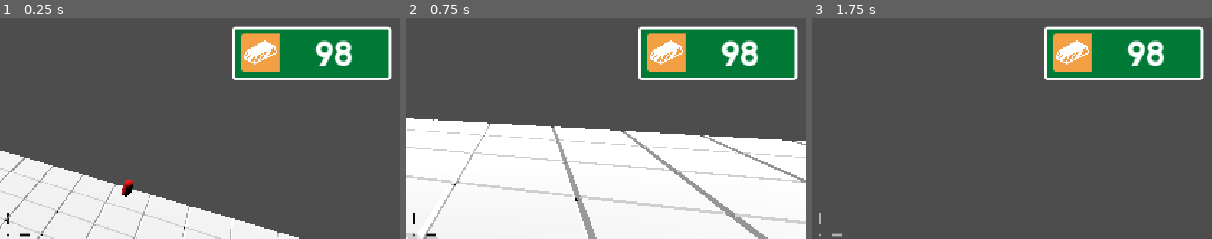
Above: before the commit, frames 1-3 (left to right).
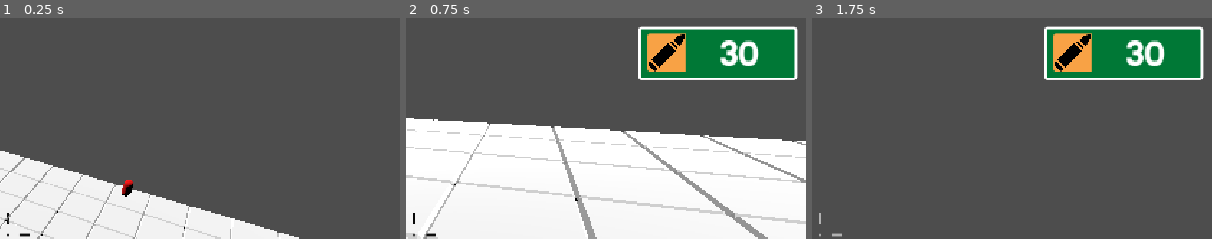
Above: after the commit, the same moments.

Repository: NipunaGi/HackPrinceton_SRPG
Game: Godot game, scene res://Scenes/node_3d.tscn
Two runs of this game, one before a commit and one after it. Both use one fixed random seed, a clock stepped at 60 frames per second and the inputs below.
Inputs (mouse positions are % of the whole screen's width and height, from its top left):
- Up to frame 1 (0.25 s): no input
- Up to frame 2 (0.75 s): click (36, 92) at 0.5 s
- Up to frame 3 (1.75 s): tap Enter at 1.25 s; move the mouse to (55, 49) at 1.27 s; hold E (tiltRight) from 1.28 s (still down); hold Space (jump) from 1.28 s (still down); click (55, 49) at 1.42 s
The pictures show only the part of the screen within x 49-99%, y 0-50%; the shares and areas given below are measured in that part.

The runs differ from the first frame. In frame 1, 9.8% of the frame differs, in the area x 58-98%, y 3-29%; in frame 2, 1.3%; in frame 3, 1.3%.

Commit message:
responsive ammo UI

Diff:
--- a/project-srpg/Scenes/node_3d.gd
+++ b/project-srpg/Scenes/node_3d.gd
@@ -2,7 +2,9 @@
 
 # This path targets your top-level UI container ('actions') that holds the Panel and Buttons.
 @onready var button_container: Control = $GameHUD/actions
+@onready var ammo_container: Control = $Ammo
 
+@onready var bullet_label: Label = ammo_container.get_node("PlayerInfoBox2/Label")
 # Called when the node enters the scene tree for the first time.
 func _ready() -> void:
 	# 1. Start turn-based logic (preserving your existing code)
@@ -11,9 +13,13 @@
 	# 2. Connect the camera switch signal to our local function for UI control
 	GlobalEvents.player_camera_switched.connect(_on_camera_switched)
 
-	# 3. Ensure the UI is visible initially (assuming the game starts in TP mode)
+	# 3. Connect the bullet count signal
+	GlobalEvents.bullet_count_updated.connect(_on_bullet_count_updated)
+
+	# 4. Ensure the UI is visible initially (assuming the game starts in TP mode)
 	if is_instance_valid(button_container):
 		button_container.visible = true
+		ammo_container.visible = false
 
 
 # Called every frame. 'delta' is the elapsed time since the previous frame.
@@ -27,11 +33,20 @@
 		if is_fps:
 			# Entering FPS/Shoot mode: Hide the entire 'actions' node
 			button_container.visible = false
+			ammo_container.visible = true
 			print("UI Hidden: Entered FPS Mode.")
 		else:
 			# Exiting FPS mode / Returning to TP mode: Show the entire 'actions' node
 			button_container.visible = true
+			ammo_container.visible = false
 			print("UI Visible: Returned to TP Mode.")
 	else:
 		# Error handling for debugging
 		print("ERROR: 'actions' container not found or invalid. Check the node path in Main.gd!")
+
+func _on_bullet_count_updated(remaining_bullets: int) -> void:
+	if is_instance_valid(bullet_label):
+		# Set the text to the number of remaining bullets
+		bullet_label.text = str(remaining_bullets)
+	else:
+		print("WARNING: Bullet count label is missing or invalid. Check the node path in Main.gd or the Label's internal name!")
--- a/project-srpg/Scenes/node_3d.tscn
+++ b/project-srpg/Scenes/node_3d.tscn
@@ -9,6 +9,7 @@
 [ext_resource type="PackedScene" uid="uid://dhw7bpk3dt66o" path="res://UI/crosshair.tscn" id="5_ifh66"]
 [ext_resource type="PackedScene" uid="uid://c1kpymc87y2b8" path="res://UI/permanent.tscn" id="5_t3l2h"]
 [ext_resource type="PackedScene" uid="uid://nma70vipug8x" path="res://UI/actions.tscn" id="6_aeo3b"]
+[ext_resource type="PackedScene" uid="uid://bgab0t7gkhvwa" path="res://UI/Ammo.tscn" id="8_rvjhm"]
 
 [sub_resource type="CapsuleMesh" id="CapsuleMesh_a0tk4"]
 
@@ -135,6 +136,8 @@
 
 [node name="crosshair" parent="." instance=ExtResource("5_ifh66")]
 
+[node name="Ammo" parent="." instance=ExtResource("8_rvjhm")]
+
 [node name="PlayerStatsUI" parent="." instance=ExtResource("5_t3l2h")]
 
 [node name="GameHUD" type="CanvasLayer" parent="."]
--- a/project-srpg/Scripts/GlobalEvents.gd
+++ b/project-srpg/Scripts/GlobalEvents.gd
@@ -9,3 +9,5 @@
 # Signal emitted when the camera mode is switched
 # 'is_fps' is true if switching to FP (shoot) mode, false if switching to TP mode
 signal player_camera_switched(is_fps: bool)
+
+signal bullet_count_updated(remaining_bullets: int)
--- a/project-srpg/Scripts/Player.gd
+++ b/project-srpg/Scripts/Player.gd
@@ -61,6 +61,8 @@
 
 	# Ensure mouse is visible/unlocked when the game starts (assuming TP camera starts active)
 	Input.set_mouse_mode(Input.MOUSE_MODE_VISIBLE)
+
+	GlobalEvents.bullet_count_updated.emit(MAX_SHOTS)
 
 	# Snap to grid
 	global_position.x = snapped(global_position.x, grid_size)
@@ -215,6 +217,7 @@
 	# 2. Increment and Check the Counter
 	shots_fired += 1
 
+	GlobalEvents.bullet_count_updated.emit(MAX_SHOTS - shots_fired)
 	print("Shots Fired: ", shots_fired, " / ", MAX_SHOTS)
 
 	if shots_fired >= MAX_SHOTS:
@@ -599,6 +602,10 @@
 		# NEW: Signal that we are exiting FPS mode (false = TP mode active)
 		GlobalEvents.player_camera_switched.emit(false)
 
+		# NEW: Reset shots and update the UI label immediately (full clip)
+		shots_fired = 0
+		GlobalEvents.bullet_count_updated.emit(MAX_SHOTS)
+
 	else:
 		# Switching from TP to FP
 		fp_cam.make_current()
--- /dev/null
+++ b/project-srpg/UI/Ammo.tscn
@@ -0,0 +1,81 @@
+[gd_scene load_steps=5 format=3 uid="uid://bgab0t7gkhvwa"]
+
+[ext_resource type="Texture2D" uid="uid://b78eroytretrr" path="res://UI/ammo.png" id="1_lflq7"]
+[ext_resource type="FontFile" uid="uid://byllpwg20ximm" path="res://Fonts/Arvo-Bold.ttf" id="2_s4ofi"]
+
+[sub_resource type="StyleBoxFlat" id="StyleBoxFlat_xiwij"]
+bg_color = Color(0, 0.47178602, 0.21054193, 1)
+border_width_left = 4
+border_width_top = 4
+border_width_right = 4
+border_width_bottom = 4
+border_color = Color(1, 1, 1, 1)
+corner_radius_top_left = 4
+corner_radius_top_right = 4
+corner_radius_bottom_right = 4
+corner_radius_bottom_left = 4
+
+[sub_resource type="StyleBoxFlat" id="StyleBoxFlat_diptc"]
+bg_color = Color(0.972549, 0.63529414, 0.27058825, 1)
+corner_radius_top_left = 4
+corner_radius_bottom_left = 4
+
+[node name="Control" type="Control"]
+layout_mode = 3
+anchors_preset = 15
+anchor_right = 1.0
+anchor_bottom = 1.0
+grow_horizontal = 2
+grow_vertical = 2
+
+[node name="PlayerInfoBox2" type="Panel" parent="."]
+layout_mode = 1
+anchors_preset = 1
+anchor_left = 1.0
+anchor_right = 1.0
+offset_left = -253.0
+offset_top = 24.0
+offset_right = -24.0
+offset_bottom = 101.0
+grow_horizontal = 0
+theme_override_styles/panel = SubResource("StyleBoxFlat_xiwij")
+
+[node name="AvatarFrame" type="Panel" parent="PlayerInfoBox2"]
+layout_mode = 1
+anchors_preset = 4
+anchor_top = 0.5
+anchor_bottom = 0.5
+offset_left = 13.0
+offset_top = -28.5
+offset_right = 68.0
+offset_bottom = 26.5
+grow_vertical = 2
+theme_override_styles/panel = SubResource("StyleBoxFlat_diptc")
+
+[node name="TextureRect" type="TextureRect" parent="PlayerInfoBox2/AvatarFrame"]
+layout_mode = 1
+anchors_preset = 8
+anchor_left = 0.5
+anchor_top = 0.5
+anchor_right = 0.5
+anchor_bottom = 0.5
+offset_left = -26.5
+offset_top = -26.5
+offset_right = 26.5
+offset_bottom = 26.5
+grow_horizontal = 2
+grow_vertical = 2
+texture = ExtResource("1_lflq7")
+expand_mode = 1
+
+[node name="Label" type="Label" parent="PlayerInfoBox2"]
+layout_mode = 0
+offset_left = 75.0
+offset_top = 6.0
+offset_right = 217.0
+offset_bottom = 73.0
+theme_override_fonts/font = ExtResource("2_s4ofi")
+theme_override_font_sizes/font_size = 48
+text = "30"
+horizontal_alignment = 1
+vertical_alignment = 1
--- a/project-srpg/UI/permanent.tscn
+++ b/project-srpg/UI/permanent.tscn
@@ -1,8 +1,7 @@
-[gd_scene load_steps=9 format=3 uid="uid://c1kpymc87y2b8"]
+[gd_scene load_steps=7 format=3 uid="uid://c1kpymc87y2b8"]
 
 [ext_resource type="Texture2D" uid="uid://bt6j57giqnf3f" path="res://UI/steve_face.jpg" id="1_emhnf"]
 [ext_resource type="FontFile" uid="uid://byllpwg20ximm" path="res://Fonts/Arvo-Bold.ttf" id="2_jpio2"]
-[ext_resource type="Texture2D" uid="uid://cisytfiwd8nsu" path="res://UI/metal-bar.svg" id="2_uw6j2"]
 
 [sub_resource type="StyleBoxFlat" id="StyleBoxFlat_dyfb5"]
 bg_color = Color(0, 0.47178602, 0.21054193, 1)
@@ -26,11 +25,6 @@
 
 [sub_resource type="StyleBoxFlat" id="StyleBoxFlat_eto42"]
 bg_color = Color(0.1482198, 0.6617161, 5.7756904e-07, 1)
-
-[sub_resource type="StyleBoxFlat" id="StyleBoxFlat_dk31d"]
-bg_color = Color(0.972549, 0.63529414, 0.27058825, 1)
-corner_radius_top_left = 4
-corner_radius_bottom_left = 4
 
 [node name="Control" type="Control"]
 layout_mode = 3
@@ -90,55 +84,3 @@
 theme_override_styles/background = SubResource("StyleBoxFlat_6sydh")
 theme_override_styles/fill = SubResource("StyleBoxFlat_eto42")
 value = 23.0
-
-[node name="PlayerInfoBox2" type="Panel" parent="."]
-layout_mode = 1
-anchors_preset = 1
-anchor_left = 1.0
-anchor_right = 1.0
-offset_left = -253.0
-offset_top = 24.0
-offset_right = -24.0
-offset_bottom = 101.0
-grow_horizontal = 0
-theme_override_styles/panel = SubResource("StyleBoxFlat_dyfb5")
-
-[node name="AvatarFrame" type="Panel" parent="PlayerInfoBox2"]
-layout_mode = 1
-anchors_preset = 4
-anchor_top = 0.5
-anchor_bottom = 0.5
-offset_left = 13.0
-offset_top = -28.5
-offset_right = 68.0
-offset_bottom = 26.5
-grow_vertical = 2
-theme_override_styles/panel = SubResource("StyleBoxFlat_dk31d")
-
-[node name="TextureRect" type="TextureRect" parent="PlayerInfoBox2/AvatarFrame"]
-layout_mode = 1
-anchors_preset = 8
-anchor_left = 0.5
-anchor_top = 0.5
-anchor_right = 0.5
-anchor_bottom = 0.5
-offset_left = -26.5
-offset_top = -26.5
-offset_right = 26.5
-offset_bottom = 26.5
-grow_horizontal = 2
-grow_vertical = 2
-texture = ExtResource("2_uw6j2")
-expand_mode = 1
-
-[node name="Label" type="Label" parent="PlayerInfoBox2"]
-layout_mode = 0
-offset_left = 75.0
-offset_top = 6.0
-offset_right = 217.0
-offset_bottom = 73.0
-theme_override_fonts/font = ExtResource("2_jpio2")
-theme_override_font_sizes/font_size = 48
-text = "98"
-horizontal_alignment = 1
-vertical_alignment = 1
Not shown: 1 places in project-srpg/Scenes/node_3d.tscn that only renumber resources
Binary file added: project-srpg/UI/ammo.png
Not shown, added: project-srpg/UI/ammo.png.import
